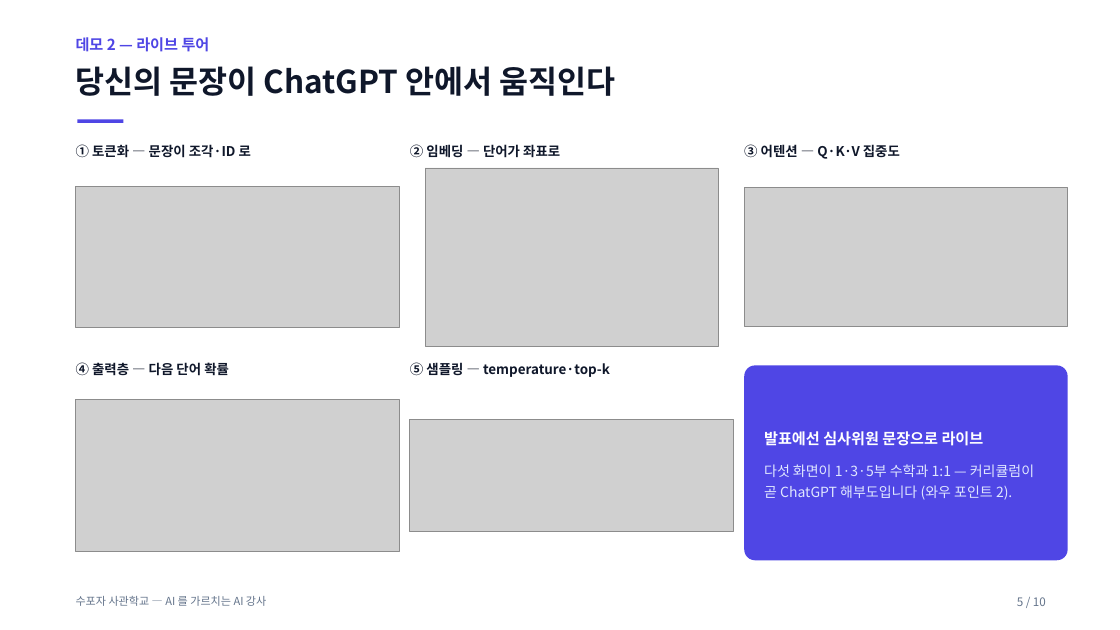
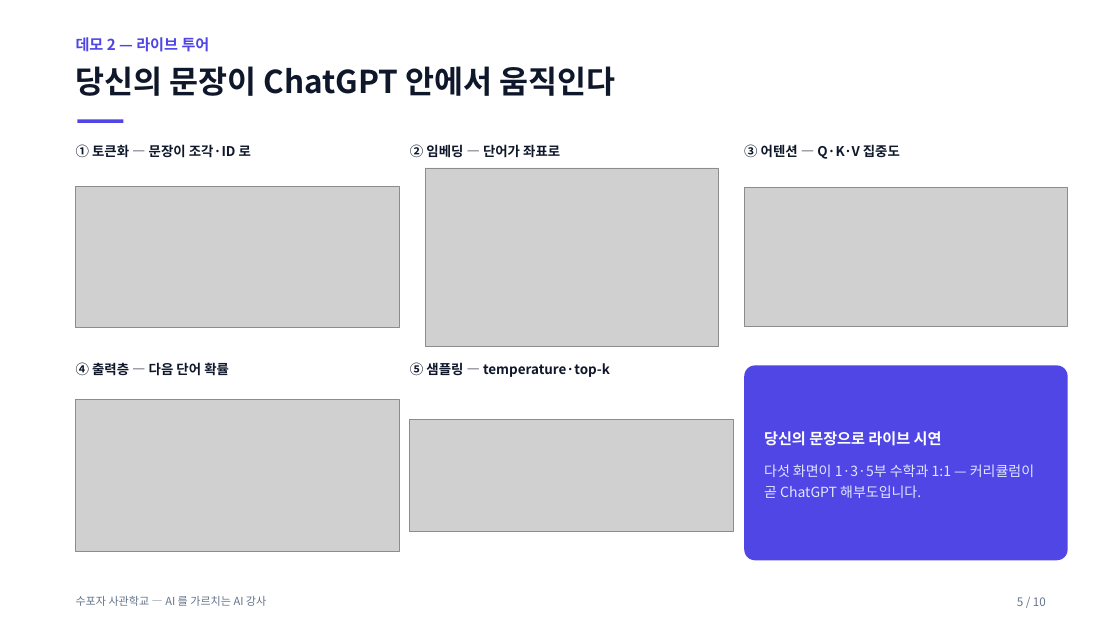
Before and after one commit to jiyupapa/math-platform, a slide deck: slide 5 of docs/hackathon/11_pitch_deck.pptx. Drawn at 1120x630 pixels with LibreOffice and Linux fonts; fonts in the diff are those of the drawing; grey boxes stand for pictures. Boxes give left, top, right and bottom in pixels: in the first picture for what was removed or moved away, otherwise in the second. Text is boxed around its words. In the diff, an @@ line names an element or a change of style, - is before the commit and + after.

```diff
--- a/docs/hackathon/11_pitch_deck.pptx
+++ b/docs/hackathon/11_pitch_deck.pptx
@@ text in rounded rectangle at [764,431,1034,498]: text changed @@
-발표에선 심사위원 문장으로 라이브
-다섯 화면이 1·3·5부 수학과 1:1 — 커리큘럼이 곧 ChatGPT 해부도입니다 (와우 포인트 2).
+당신의 문장으로 라이브 시연
+다섯 화면이 1·3·5부 수학과 1:1 — 커리큘럼이 곧 ChatGPT 해부도입니다.
```
Also in this commit, not shown: 2 other slides changed, 6 other files.
